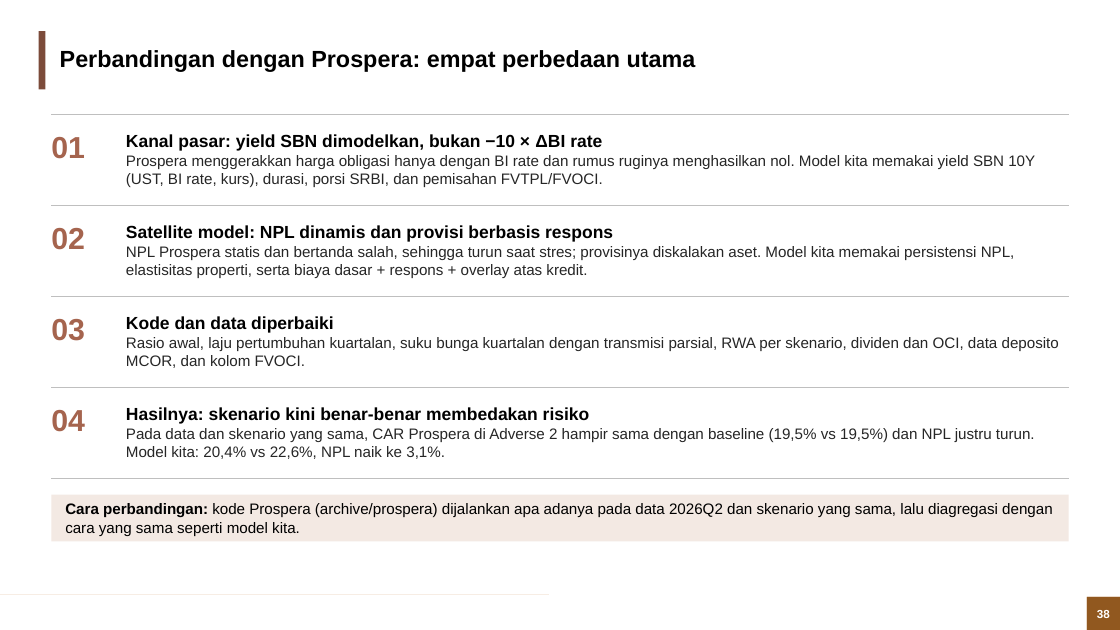
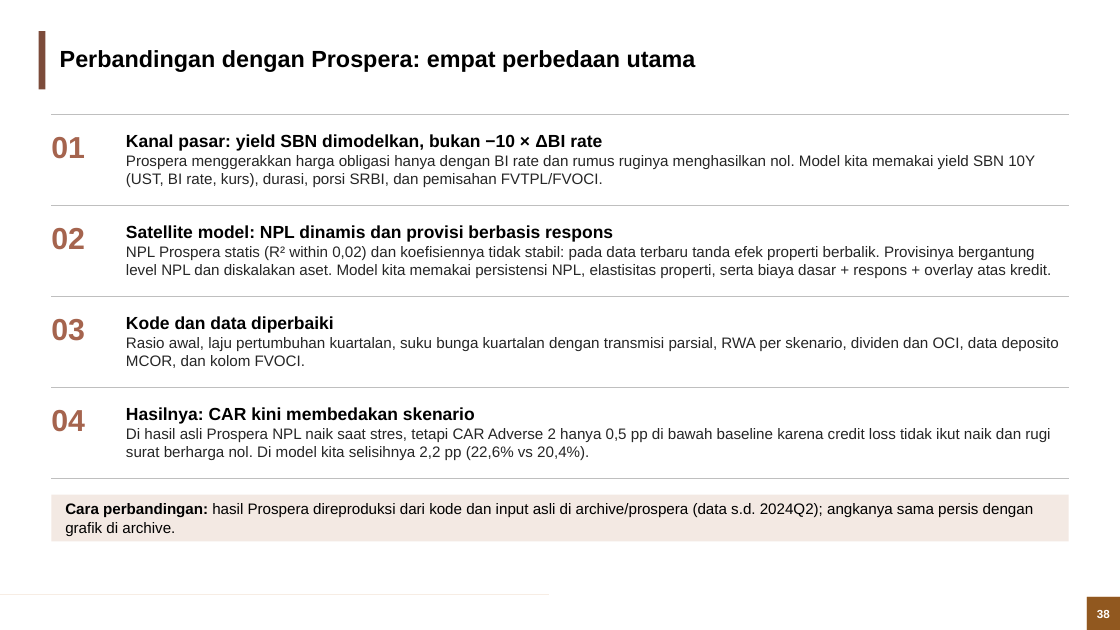
Before and after one commit to muhamadhaikal128/banking-stress-test, a slide deck: slide 38 of Banking Stress Test (Solvency).pptx. Drawn at 1120x630 pixels with LibreOffice and Linux fonts; fonts in the diff are those of the drawing; background and template pictures are left out. Boxes give left, top, right and bottom in pixels: in the first picture for what was removed or moved away, otherwise in the second. Text is boxed around its words. In the diff, an @@ line names an element or a change of style, - is before the commit and + after.

```diff
--- a/Banking Stress Test (Solvency).pptx
+++ b/Banking Stress Test (Solvency).pptx
@@ text at [126,246,1051,278]: text changed @@
-NPL Prospera statis dan bertanda salah, sehingga turun saat stres; provisinya diskalakan aset. Model kita memakai persistensi NPL, elastisitas properti, serta biaya dasar + respons + overlay atas kredit.
+NPL Prospera statis (R² within 0,02) dan koefisiennya tidak stabil: pada data terbaru tanda efek properti berbalik. Provisinya bergantung level NPL dan diskalakan aset. Model kita memakai persistensi NPL, elastisitas properti, serta biaya dasar + respons + overlay atas kredit.
@@ text at [126,407,1050,460]: text changed @@
-Hasilnya: skenario kini benar-benar membedakan risiko
-Pada data dan skenario yang sama, CAR Prospera di Adverse 2 hampir sama dengan baseline (19,5% vs 19,5%) dan NPL justru turun. Model kita: 20,4% vs 22,6%, NPL naik ke 3,1%.
+Hasilnya: CAR kini membedakan skenario
+Di hasil asli Prospera NPL naik saat stres, tetapi CAR Adverse 2 hanya 0,5 pp di bawah baseline karena credit loss tidak ikut naik dan rugi surat berharga nol. Di model kita selisihnya 2,2 pp (22,6% vs 20,4%).
@@ text in rectangle at [65,503,1034,536]: text changed @@
-Cara perbandingan: kode Prospera (archive/prospera) dijalankan apa adanya pada data 2026Q2 dan skenario yang sama, lalu diagregasi dengan cara yang sama seperti model kita.
+Cara perbandingan: hasil Prospera direproduksi dari kode dan input asli di archive/prospera (data s.d. 2024Q2); angkanya sama persis dengan grafik di archive.
```
Also in this commit, not shown: 4 other slides changed.
